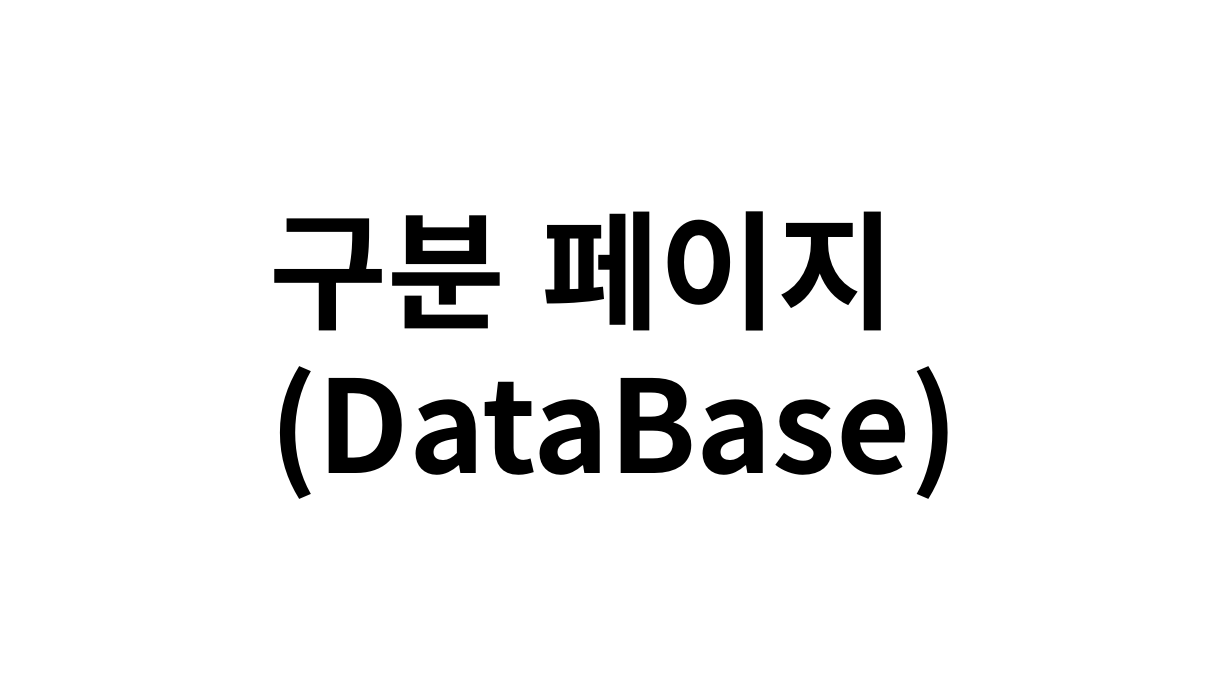
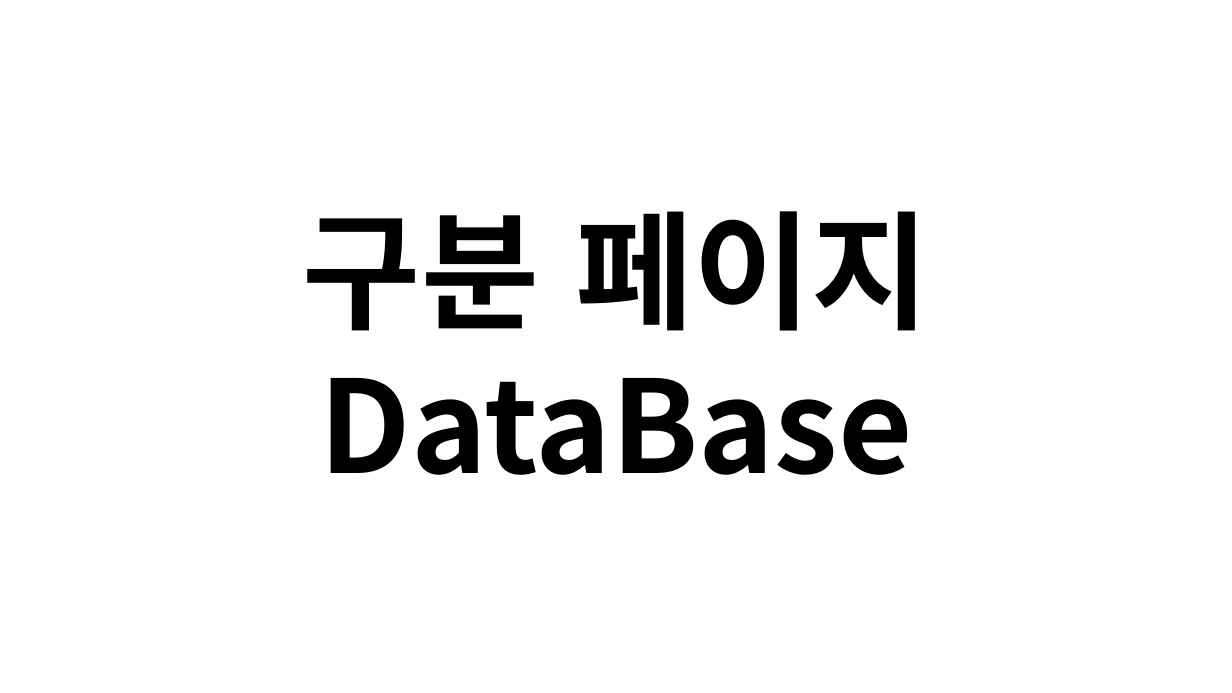
Before and after one commit to JoSihun/CGVR_Lab, a slide deck: slide 21 of documents/01_프로젝트_개발계획.pptx (slide 18 before the commit). Drawn at 1232x693 pixels with LibreOffice and Linux fonts; fonts in the diff are those of the drawing. Boxes give left, top, right and bottom in pixels: in the first picture for what was removed or moved away, otherwise in the second. Text is boxed around its words. In the diff, an @@ line names an element or a change of style, - is before the commit and + after.

```diff
--- a/documents/01_프로젝트_개발계획.pptx
+++ b/documents/01_프로젝트_개발계획.pptx
@@ text at (303, 211, 929, 331): alignment left to centre @@
@@ text at (320, 378, 913, 475): text changed @@
-(DataBase)
+DataBase
```
Also in this commit, not shown: 21 other slides changed, 24 slides added, 4 slides removed, 4 other files.
